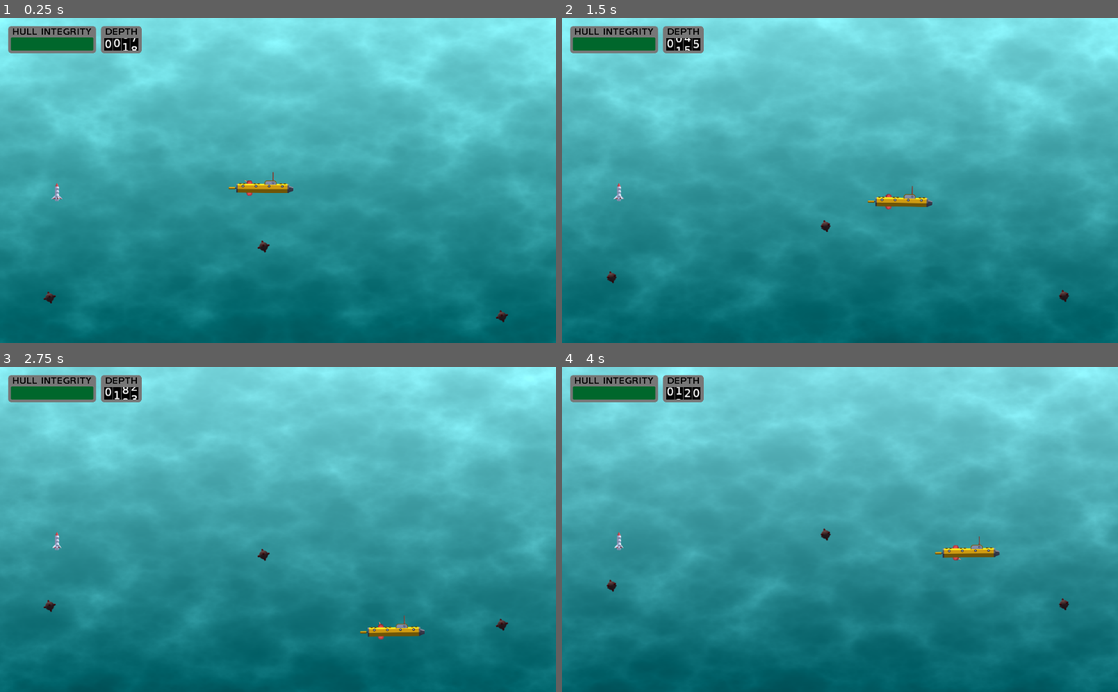
Above: before the commit, frames 1-4 (two rows, left to right).
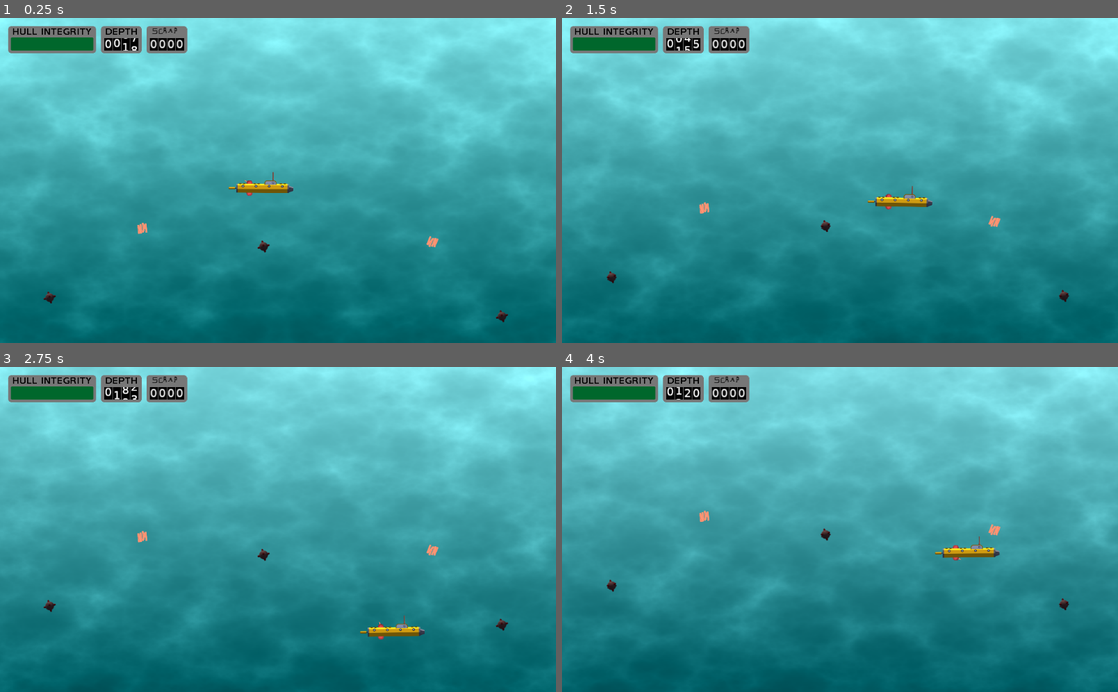
Above: after the commit, the same moments.

Repository: marc-hugh-tom/ludum-dare-48
Game: Godot game, scene res://nodes/PlayState.tscn
Same seed, same stepped clock (60 frames per second), same inputs: the game is played once before the commit and once after it.
Inputs (mouse positions are in pixels of both pictures, inside the frame that each line leads up to):
- Up to frame 1 (0.25 s): no input
- Up to frame 2 (1.5 s): move the mouse to (962, 164) at 0.52 s; hold D (ui_right) 0.53-1.28 s; move the mouse to (728, 196) at 1.27 s; hold S (ui_down) from 1.28 s (still down)
- Up to frame 3 (2.75 s): move the mouse to (333, 458) at 2.02 s; release S (ui_down) at 2.03 s; hold D (ui_right) from 2.03 s (still down)
- Up to frame 4 (4 s): move the mouse to (812, 594) at 2.77 s; release D (ui_right) at 2.78 s; hold W (ui_up) 2.78-3.53 s; move the mouse to (1006, 578) at 3.52 s; hold A (ui_left) from 3.53 s (still down)

The runs differ from the first frame. In frame 1, 0.8% of the frame differs, in the area x 9-79%, y 2-71%; in frame 2, 0.8%; in frame 3, 0.8%; in frame 4, 0.8%.

Commit message:
add scrap counter

Diff:
--- a/nodes/PlayState.tscn
+++ b/nodes/PlayState.tscn
@@ -1,12 +1,13 @@
-[gd_scene load_steps=8 format=2]
+[gd_scene load_steps=9 format=2]
 
 [ext_resource path="res://nodes/sub.tscn" type="PackedScene" id=1]
 [ext_resource path="res://Scenes/Mine/Mine.tscn" type="PackedScene" id=2]
-[ext_resource path="res://nodes/Torpedo.tscn" type="PackedScene" id=3]
+[ext_resource path="res://nodes/scrap.tscn" type="PackedScene" id=3]
 [ext_resource path="res://nodes/Background.tscn" type="PackedScene" id=4]
 [ext_resource path="res://nodes/HullIntegrity.tscn" type="PackedScene" id=5]
 [ext_resource path="res://scripts/PlayState.gd" type="Script" id=6]
 [ext_resource path="res://nodes/DepthCounter.tscn" type="PackedScene" id=7]
+[ext_resource path="res://nodes/ScrapCounter.tscn" type="PackedScene" id=8]
 
 [node name="PlayState" type="Node2D"]
 script = ExtResource( 6 )
@@ -27,8 +28,11 @@
 [node name="Mine3" parent="Foreground" instance=ExtResource( 2 )]
 position = Vector2( 485.531, 429.3 )
 
-[node name="Torpedo" parent="Foreground" instance=ExtResource( 3 )]
-position = Vector2( 104.872, 337.626 )
+[node name="scrap" parent="Foreground" instance=ExtResource( 3 )]
+position = Vector2( 261.87, 395.309 )
+
+[node name="scrap2" parent="Foreground" instance=ExtResource( 3 )]
+position = Vector2( 796.103, 421.738 )
 
 [node name="HUD" type="Node2D" parent="."]
 
@@ -37,3 +41,6 @@
 
 [node name="DepthCounter" parent="HUD" instance=ExtResource( 7 )]
 position = Vector2( 223.5, 48 )
+
+[node name="scrap_meter" parent="HUD" instance=ExtResource( 8 )]
+position = Vector2( 307.06, 48.0174 )
--- /dev/null
+++ b/nodes/ScrapCounter.tscn
@@ -0,0 +1,59 @@
+[gd_scene load_steps=11 format=2]
+
+[ext_resource path="res://scripts/ScrapCounter.gd" type="Script" id=1]
+[ext_resource path="res://shaders/depth_counter.shader" type="Shader" id=2]
+[ext_resource path="res://scripts/DepthCounterNumber.gd" type="Script" id=3]
+[ext_resource path="res://assets/hud/numbers.png" type="Texture" id=4]
+[ext_resource path="res://assets/hud/scrap_counter.png" type="Texture" id=5]
+[ext_resource path="res://assets/hud/base.png" type="Texture" id=6]
+
+[sub_resource type="ShaderMaterial" id=1]
+shader = ExtResource( 2 )
+shader_param/current_value = 10.0
+shader_param/numbers = ExtResource( 4 )
+
+[sub_resource type="ShaderMaterial" id=2]
+shader = ExtResource( 2 )
+shader_param/current_value = 10.0
+shader_param/numbers = ExtResource( 4 )
+
+[sub_resource type="ShaderMaterial" id=3]
+shader = ExtResource( 2 )
+shader_param/current_value = 10.0
+shader_param/numbers = ExtResource( 4 )
+
+[sub_resource type="ShaderMaterial" id=4]
+shader = ExtResource( 2 )
+shader_param/current_value = 10.0
+shader_param/numbers = ExtResource( 4 )
+
+[node name="scrap_meter" type="Node2D"]
+script = ExtResource( 1 )
+
+[node name="Background" type="Sprite" parent="."]
+position = Vector2( 0, -8 )
+texture = ExtResource( 5 )
+
+[node name="1" type="Sprite" parent="."]
+material = SubResource( 1 )
+position = Vector2( 24, 0 )
+texture = ExtResource( 6 )
+script = ExtResource( 3 )
+
+[node name="10" type="Sprite" parent="."]
+material = SubResource( 2 )
+position = Vector2( 8, 0 )
+texture = ExtResource( 6 )
+script = ExtResource( 3 )
+
+[node name="100" type="Sprite" parent="."]
+material = SubResource( 3 )
+position = Vector2( -8, 0 )
+texture = ExtResource( 6 )
+script = ExtResource( 3 )
+
+[node name="1000" type="Sprite" parent="."]
+material = SubResource( 4 )
+position = Vector2( -24, 0 )
+texture = ExtResource( 6 )
+script = ExtResource( 3 )
--- /dev/null
+++ b/nodes/scrap.tscn
@@ -0,0 +1,19 @@
+[gd_scene load_steps=4 format=2]
+
+[ext_resource path="res://assets/scrap/sprites/scrap.png" type="Texture" id=1]
+[ext_resource path="res://scripts/scrap.gd" type="Script" id=2]
+
+[sub_resource type="RectangleShape2D" id=1]
+extents = Vector2( 28.8156, 27.04 )
+
+[node name="scrap" type="Area2D"]
+scale = Vector2( 0.3, 0.3 )
+script = ExtResource( 2 )
+
+[node name="Sprite" type="Sprite" parent="."]
+texture = ExtResource( 1 )
+
+[node name="CollisionShape2D" type="CollisionShape2D" parent="."]
+shape = SubResource( 1 )
+
+[connection signal="body_entered" from="." to="." method="_on_scrap_body_entered"]
--- a/scripts/GlobalVariables.gd
+++ b/scripts/GlobalVariables.gd
@@ -3,6 +3,7 @@
 var depth: float = 0
 var scroll_vector: Vector2 = Vector2(0, -30)
 var exit_boundary: int = 64
+var scrap: int = 0
 
 func get_depth() -> float:
 	return(depth)
@@ -18,3 +19,12 @@
 
 func get_exit_boundary() -> int:
 	return exit_boundary
+
+func get_scrap() -> int:
+	return scrap
+
+func increment_scrap(val: int):
+	scrap += val
+
+func set_scrap(val: int):
+	scrap = val
--- /dev/null
+++ b/scripts/ScrapCounter.gd
@@ -0,0 +1,16 @@
+extends Node2D
+
+var current_value = 0.0
+
+onready var global = get_tree().get_root().get_node("GlobalVariables")
+
+func set_value(input_float):
+	input_float = min(input_float, 9999)
+
+	get_node('1000').set_value(int(input_float / 1000.0))
+	get_node('100').set_value(int(fmod(input_float, 1000) / 100))
+	get_node('10').set_value(int(fmod(input_float, 100) / 10))
+	get_node('1').set_value(int(fmod(input_float, 10)))
+
+func _process(_delta):
+	set_value(global.get_scrap())
--- /dev/null
+++ b/scripts/scrap.gd
@@ -0,0 +1,8 @@
+extends "res://Scenes/ScrollingObject/ScrollingObject.gd"
+
+func _ready():
+	rotation_degrees = rand_range(0, 360)
+
+func _on_scrap_body_entered(body):
+	global.increment_scrap(10)
+	destroy()
Binary file added: assets/hud/scrap_counter.png
Not shown, added: assets/hud/scrap_counter.png.import
Binary file added: assets/scrap/sprites/scrap.png
Not shown, added: assets/scrap/sprites/scrap.png.import
Not shown, added: assets/scrap/scrap.model
